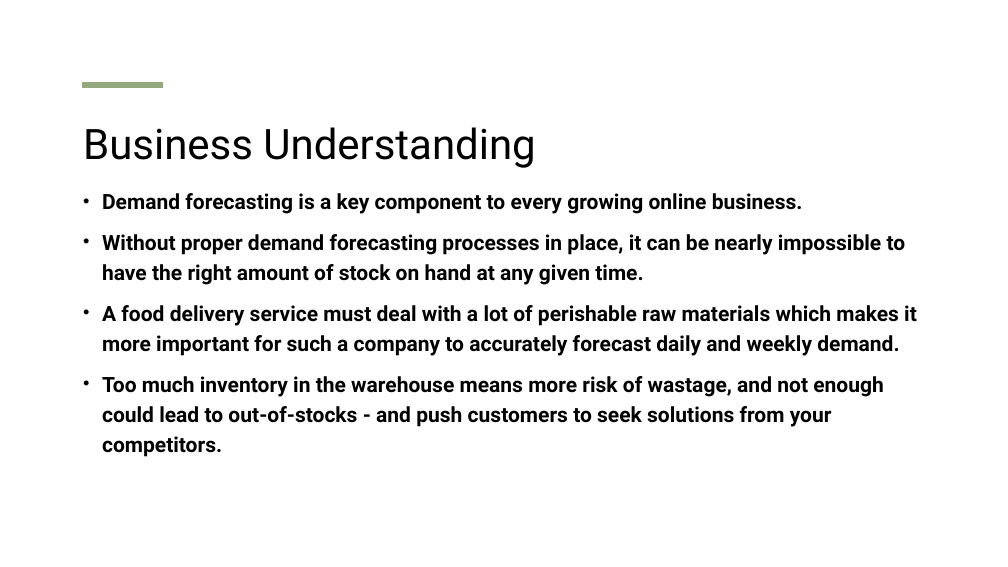
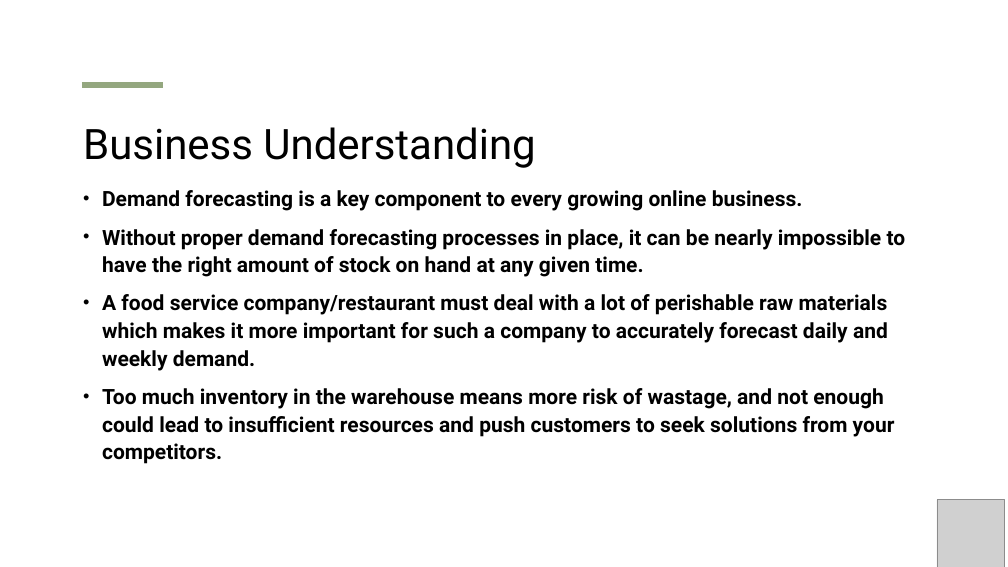
Before and after one commit to Supraja27/DSCI6007-02_Team1, a slide deck: slide 5 of DSCI6007-02_MIDTERM_PROJECT_DECK_TEAM1.pptx. Drawn at 1008x567 pixels with LibreOffice and Linux fonts; fonts in the diff are those of the drawing; grey boxes stand for pictures. Boxes give left, top, right and bottom in pixels: in the first picture for what was removed or moved away, otherwise in the second. Text is boxed around its words. In the diff, an @@ line names an element or a change of style, - is before the commit and + after.

```diff
--- a/DSCI6007-02_MIDTERM_PROJECT_DECK_TEAM1.pptx
+++ b/DSCI6007-02_MIDTERM_PROJECT_DECK_TEAM1.pptx
@@ text at bbox=[102, 190, 906, 277]: line spacing 1.2 to 1.1 @@
@@ text at bbox=[102, 294, 895, 464]: text changed @@
-• A food delivery service must deal with a lot of perishable raw materials which makes it more important for such a company to accurately forecast daily and weekly demand.
-• Too much inventory in the warehouse means more risk of wastage, and not enough could lead to out-of-stocks - and push customers to seek solutions from your competitors.
+• A food service company/restaurant must deal with a lot of perishable raw materials which makes it more important for such a company to accurately forecast daily and weekly demand.
+• Too much inventory in the warehouse means more risk of wastage, and not enough could lead to insufficient resources and push customers to seek solutions from your competitors.
@@ picture added at bbox=[937, 500, 1004, 567] @@
```
Also in this commit, not shown: 8 other slides changed, 1 slide added, 1 other file.
